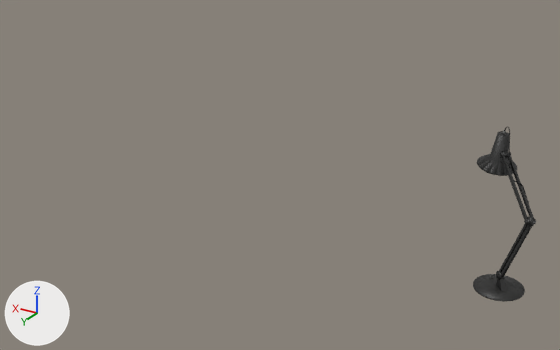
The OBJ model CodeFramework/models/lamp/lamp.obj, before and after one commit.
Camera for both pictures: a camera (50 mm lens) standing at (-47.0, 295.0, 447.0) and looking at (248.0, -196.0, 201.0). Arrows for +X, +Y and +Z are at lower left; the lights stay in place. The older version comes first. Where no turn or scale is listed for an object, it has been applied to the vertices. Vertices at exactly the same position are counted once.

Objects in the first picture: 'lamp'.
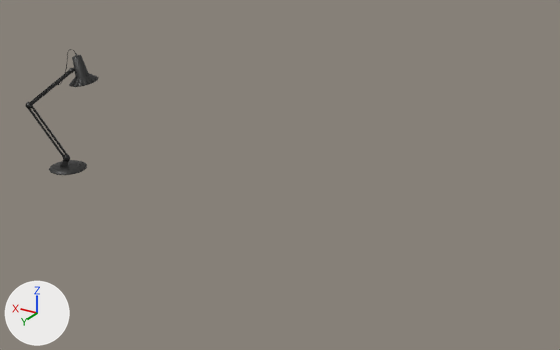
Pixel boxes (x1, y1, x2, y2) of what changed, in the pictures (560 x 350 px; the box of a moved part takes in the faces that stretch with it):
```json
{"object": "lamp", "change": "reshaped", "before": [473, 126, 536, 302], "after": [26, 49, 99, 175], "on screen": "16% wider, 28% shorter"}
{"part": 1, "of": "me_lamp", "change": "moved or reshaped", "before": [504, 126, 529, 203], "after": [41, 49, 76, 97]}
{"part": 2, "of": "me_lamp", "change": "moved or reshaped", "before": [473, 274, 525, 302], "after": [49, 160, 87, 175]}
{"part": 3, "of": "me_lamp", "change": "moved or reshaped", "before": [496, 279, 508, 291], "after": [59, 160, 69, 167]}
{"part": 4, "of": "me_lamp", "change": "moved or reshaped", "before": [496, 271, 505, 280], "after": [63, 155, 70, 162]}
{"part": 5, "of": "me_lamp", "change": "moved or reshaped", "before": [501, 226, 532, 277], "after": [28, 108, 64, 157]}
{"part": 6, "of": "me_lamp", "change": "moved or reshaped", "before": [499, 224, 527, 272], "after": [32, 107, 68, 155]}
{"part": 7, "of": "me_lamp", "change": "moved or reshaped", "before": [527, 216, 534, 227], "after": [26, 102, 33, 109]}
{"part": 8, "of": "me_lamp", "change": "moved or reshaped", "before": [524, 218, 536, 225], "after": [27, 104, 31, 108]}
{"part": 9, "of": "me_lamp", "change": "moved or reshaped", "before": [507, 156, 534, 218], "after": [30, 71, 71, 106]}
{"part": 10, "of": "me_lamp", "change": "moved or reshaped", "before": [502, 156, 528, 220], "after": [30, 70, 69, 102]}
{"part": 11, "of": "me_lamp", "change": "moved or reshaped", "before": [500, 152, 511, 158], "after": [69, 67, 74, 73]}
{"part": 12, "of": "me_lamp", "change": "added", "after": [69, 55, 99, 87]}
{"part": 13, "of": "me_lamp", "change": "deleted", "before": [477, 131, 517, 278]}
```

The change, as JSON lines over the scene's bpy script:
```json
{"block": "me_lamp", "where": "# used by ob_lamp; location = (0.0, 0.0, 0.0)"}
{"op": "remove", "block": "me_lamp", "code": "me_lamp.from_pydata(...)  # 1455 vertices, 2664 faces; spans x 40.9..92.2, y -215.7..-161.6, z 160.0..274.7"}
{"op": "add", "block": "me_lamp", "code": "me_lamp.from_pydata(...)  # 1451 vertices, 2662 faces; spans x 450.9..502.4, y -219.1..-165.2, z 160.0..274.7"}
{"block": "me_lamp", "change": "me_lamp part 1: the loose piece of 708 vertices spanning x 48.7..76.0, y -199.2..-174.0, z 232.6..274.7 is turned -85.7 degrees about the z axis through its middle, then moved by (416.3, -1.6, 0.0)"}
{"block": "me_lamp", "change": "me_lamp part 2: the loose piece of 97 vertices spanning x 45.6..80.8, y -203.0..-167.8, z 160.0..163.1 is turned -85.7 degrees about the z axis through its middle, then moved by (416.8, -3.5, 0.0)"}
{"block": "me_lamp", "change": "me_lamp part 3: the loose piece of 8 vertices spanning x 55.8..65.6, y -187.9..-177.7, z 162.2..169.9 is turned -85.7 degrees about the z axis through its middle, then moved by (421.7, -3.5, 0.0)"}
{"block": "me_lamp", "change": "me_lamp part 4: the loose piece of 24 vertices spanning x 59.4..66.4, y -188.7..-181.6, z 167.2..173.6 is turned -85.7 degrees about the z axis through its middle, then moved by (417.3, -3.5, 0.0)"}
{"block": "me_lamp", "change": "me_lamp part 5: the loose piece of 8 vertices spanning x 42.1..63.0, y -185.1..-162.7, z 170.3..224.4 is turned -85.7 degrees about the z axis through its middle, then moved by (438.1, -3.6, 0.0)"}
{"block": "me_lamp", "change": "me_lamp part 6: the loose piece of 8 vertices spanning x 44.1..65.0, y -187.3..-164.9, z 171.4..225.5 is turned -85.7 degrees about the z axis through its middle, then moved by (434.0, -3.6, 0.0)"}
{"block": "me_lamp", "change": "me_lamp part 7: the loose piece of 24 vertices spanning x 41.3..47.3, y -168.1..-161.9, z 222.3..228.7 is turned -85.7 degrees about the z axis through its middle, then moved by (454.6, -3.6, 0.0)"}
{"block": "me_lamp", "change": "me_lamp part 8: the loose piece of 24 vertices spanning x 40.9..47.7, y -168.4..-161.6, z 223.7..227.4 is turned -85.7 degrees about the z axis through its middle, then moved by (454.6, -3.6, 0.0)"}
{"block": "me_lamp", "change": "me_lamp part 9: the loose piece of 8 vertices spanning x 42.5..71.6, y -197.5..-166.2, z 225.2..256.2 is turned -85.7 degrees about the z axis through its middle, then moved by (426.0, -0.7, 0.0)"}
{"block": "me_lamp", "change": "me_lamp part 10: the loose piece of 8 vertices spanning x 45.5..74.6, y -194.7..-163.4, z 225.2..256.2 is turned -85.7 degrees about the z axis through its middle, then moved by (426.0, -6.4, 0.0)"}
{"block": "me_lamp", "change": "me_lamp part 11: the loose piece of 24 vertices spanning x 68.5..75.3, y -198.3..-191.5, z 253.3..257.0 is turned -85.7 degrees about the z axis through its middle, then moved by (399.3, -3.5, 0.0)"}
{"block": "me_lamp", "change": "me_lamp part 12: a new loose piece of 171 vertices spanning x 450.9..477.9, y -219.1..-192.2, z 241.3..268.3, in mat_lamp_a (picture img_lamp_a_png)"}
{"block": "me_lamp", "change": "me_lamp part 13: 7 loose pieces with 403 vertices, spanning x 60.7..92.2, y -215.7..-182.9, z 161.7..268.3, are deleted"}
{"block": "me_lamp", "change": "other edits to the shape of me_lamp do not show in these pictures"}
```
